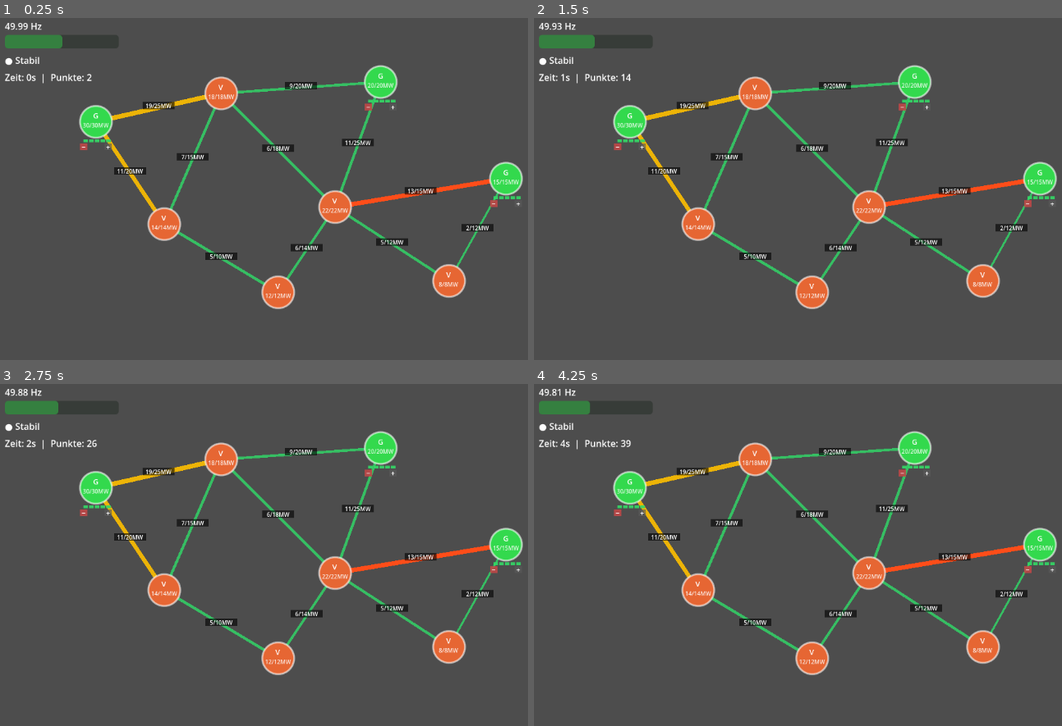
Above: before the commit, frames 1-4 (two rows, left to right).
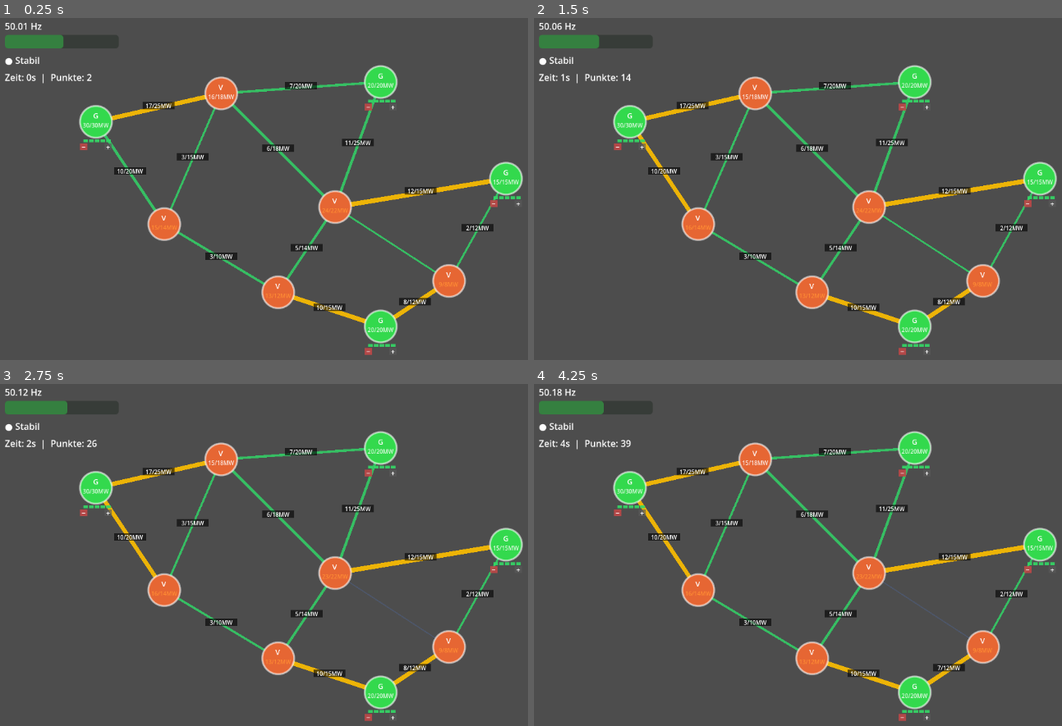
Above: after the commit, the same moments.

Repository: Timjo13/StromnetzSim
Game: Godot game, scene res://scenes/Main.tscn
Two runs of this game, one before a commit and one after it. Both use one fixed random seed, a clock stepped at 60 frames per second and the inputs below.
Inputs (mouse positions are in pixels of both pictures, inside the frame that each line leads up to):
- Up to frame 1 (0.25 s): no input
- Up to frame 2 (1.5 s): move the mouse to (998, 175) at 0.52 s; click (998, 175) at 0.67 s; move the mouse to (724, 209) at 1.27 s; click (724, 209) at 1.42 s
- Up to frame 3 (2.75 s): move the mouse to (385, 476) at 2.02 s; click (385, 476) at 2.17 s
- Up to frame 4 (4.25 s): move the mouse to (824, 630) at 2.77 s; click (824, 630) at 2.92 s; tap Enter at 3.5 s; move the mouse to (1051, 613) at 3.52 s; click (1051, 613) at 3.67 s

The runs differ from the first frame. In frame 1, 2.3% of the frame differs, in the area x 0-93%, y 1-99%; in frame 2, 2.1%; in frame 3, 2.2%; in frame 4, 2.3%.

Commit message:
ADD: Gen_Solar (20MW) + Verbrauchsschwankung ±15%
- NetworkGenerator: 4. Generator Gen_Solar (20MW, pos 680/560), verbunden mit
  Bahnhof (15MW) und Vorort (12MW); Gesamtkapazität 85MW vs 74MW Verbrauch
- GridNode: demand_mult-Variable; get_power() für Verbraucher multipliziert
  power_value mit demand_mult; Display zeigt tatsächlichen Ist-Wert
- GridManager: FLUCT_AMP=0.15, FLUCT_PERIOD=60s; _fluct_phase-Dict mit zufälligem
  Phasenversatz pro Verbraucher; _fluctuate_consumers() setzt demand_mult per Sinus

Co-Authored-By: Claude Sonnet 4.6 <noreply@anthropic.com>

Diff:
--- a/scripts/GridManager.gd
+++ b/scripts/GridManager.gd
@@ -5,6 +5,8 @@
 const FREQ_DANGER        = 1.5
 const EVENT_INTERVAL_MIN = 8.0
 const EVENT_INTERVAL_MAX = 18.0
+const FLUCT_AMP          = 0.15   # ±15 % Verbrauchsschwankung
+const FLUCT_PERIOD       = 60.0   # Sekunden pro vollständigem Zyklus
 
 var frequency:         float = NOMINAL_FREQ
 var game_active:       bool  = true
@@ -16,6 +18,7 @@
 var _next_event_timer: float = 0.0
 var _active_events:    Array = []
 var _rng:              RandomNumberGenerator = RandomNumberGenerator.new()
+var _fluct_phase:      Dictionary = {}   # consumer node → float phase offset
 
 signal frequency_updated(freq: float)
 signal game_over(reason: String)
@@ -29,10 +32,13 @@
 func setup(nodes: Array, lines: Array):
 	grid_nodes = nodes
 	grid_lines = lines
+	_fluct_phase.clear()
 	for n in grid_nodes:
 		if n.state_changed.is_connected(_on_node_changed):
 			n.state_changed.disconnect(_on_node_changed)
 		n.state_changed.connect(_on_node_changed)
+		if n.node_type == 1:   # consumer: assign random phase so peaks don't align
+			_fluct_phase[n] = _rng.randf() * TAU
 	print("GridManager: %d Knoten, %d Leitungen" % [grid_nodes.size(), grid_lines.size()])
 
 func _process(delta: float):
@@ -41,6 +47,7 @@
 
 	elapsed_time += delta
 	_update_score(delta)
+	_fluctuate_consumers()
 	_tick_events(delta)
 	stats_updated.emit(elapsed_time, score)
 
@@ -153,6 +160,14 @@
 		var f: float = flow_acc.get(line, 0.0)
 		line.set_flow(abs(f), sign(f) if abs(f) > 0.01 else 1.0)
 
+func _fluctuate_consumers():
+	for n in grid_nodes:
+		if n.node_type != 1:
+			continue
+		var phase: float = _fluct_phase.get(n, 0.0)
+		n.demand_mult = 1.0 + FLUCT_AMP * sin(TAU * elapsed_time / FLUCT_PERIOD + phase)
+		n.queue_redraw()
+
 func _schedule_next_event():
 	_next_event_timer = _rng.randf_range(EVENT_INTERVAL_MIN, EVENT_INTERVAL_MAX)
 
--- a/scripts/GridNode.gd
+++ b/scripts/GridNode.gd
@@ -7,6 +7,7 @@
 
 var base_power:    float = 0.0   # nominal max (set once in _ready)
 var throttle_step: int   = 5     # 1..STEPS when active
+var demand_mult:   float = 1.0   # fluctuation multiplier, set each frame by GridManager
 var is_active:     bool  = true
 var _color_on:  Color
 var _color_off: Color
@@ -67,10 +68,11 @@
 		# Consumer: show actual / nominal; orange when above nominal (Lastspitze)
 		draw_string(font, Vector2(-18, -6), "V",
 				HORIZONTAL_ALIGNMENT_CENTER, 36, 13, Color.WHITE)
-		var oc = Color(1.0, 0.55, 0.2, 1.0) if power_value > base_power * 1.02 \
+		var actual_con := power_value * demand_mult
+		var oc = Color(1.0, 0.55, 0.2, 1.0) if actual_con > base_power * 1.02 \
 				else Color(1, 1, 1, 0.85)
 		draw_string(font, Vector2(-27, 10),
-				"%.0f/%.0fMW" % [power_value, base_power],
+				"%.0f/%.0fMW" % [actual_con, base_power],
 				HORIZONTAL_ALIGNMENT_CENTER, 54, 10, oc)
 
 func _unhandled_input(event):
@@ -148,4 +150,4 @@
 func get_power() -> float:
 	if not is_active:
 		return 0.0
-	return power_value if node_type == NodeType.GENERATOR else -power_value
+	return power_value if node_type == NodeType.GENERATOR else -power_value * demand_mult
--- a/scripts/NetworkGenerator.gd
+++ b/scripts/NetworkGenerator.gd
@@ -6,6 +6,7 @@
 	{"name": "Gen_Kohle",  "type": 0, "power": 30.0, "pos": Vector2(180, 200)},
 	{"name": "Gen_Gas",    "type": 0, "power": 20.0, "pos": Vector2(680, 130)},
 	{"name": "Gen_Wind",   "type": 0, "power": 15.0, "pos": Vector2(900, 300)},
+	{"name": "Gen_Solar",  "type": 0, "power": 20.0, "pos": Vector2(680, 560)},
 	{"name": "Stadt_A",    "type": 1, "power": 18.0, "pos": Vector2(400, 150)},
 	{"name": "Stadt_B",    "type": 1, "power": 14.0, "pos": Vector2(300, 380)},
 	{"name": "Industrie",  "type": 1, "power": 22.0, "pos": Vector2(600, 350)},
@@ -25,6 +26,8 @@
 	{"from": "Industrie",  "to": "Vorort",    "capacity": 12.0},
 	{"from": "Industrie",  "to": "Bahnhof",   "capacity": 14.0},
 	{"from": "Stadt_B",    "to": "Bahnhof",   "capacity": 10.0},
+	{"from": "Gen_Solar",  "to": "Bahnhof",   "capacity": 15.0},
+	{"from": "Gen_Solar",  "to": "Vorort",    "capacity": 12.0},
 ]
 
 func generate(nodes_container: Node, lines_container: Node) -> Dictionary:
